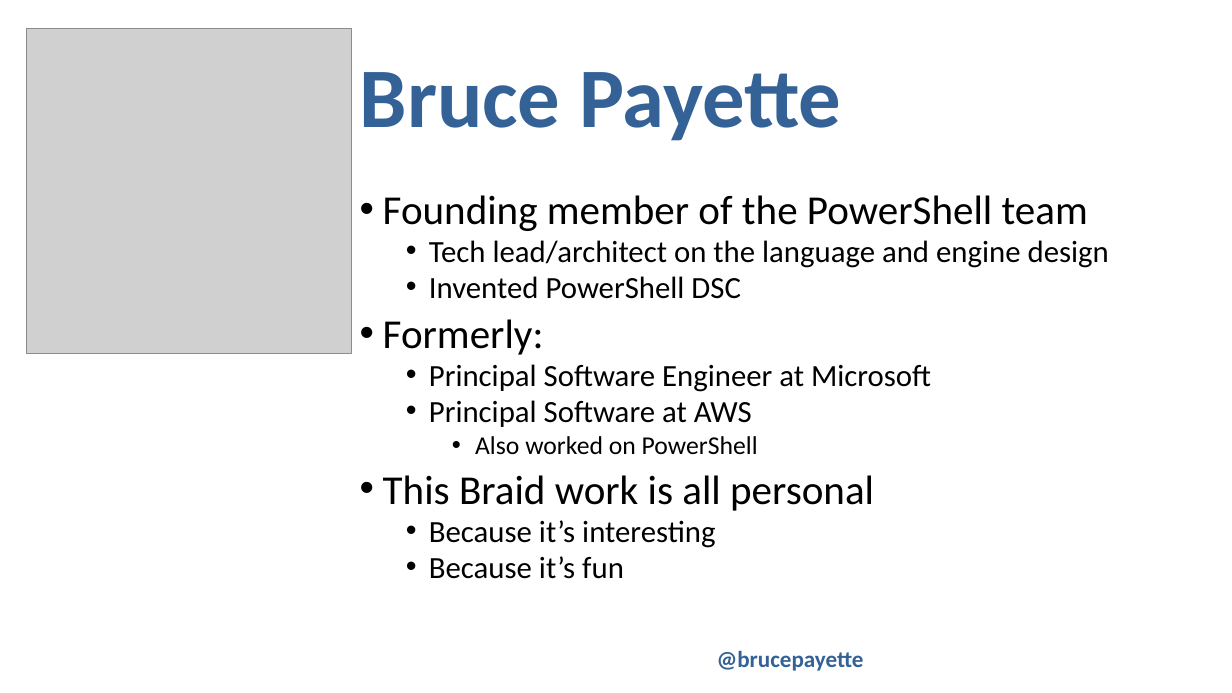
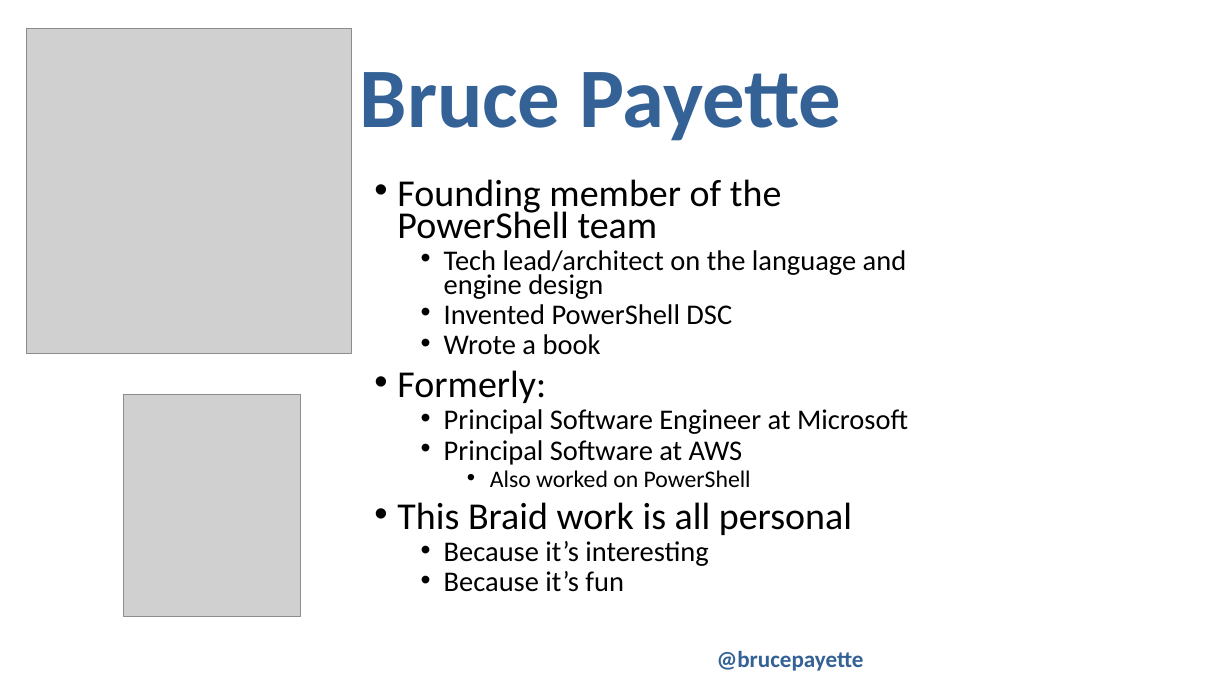
Before and after one commit to BrucePay/BraidLang, a slide deck: slide 3 of PSCONFEU23_payette_braid.pptx. Drawn at 1232x693 pixels with LibreOffice and Linux fonts; fonts in the diff are those of the drawing; grey boxes stand for pictures; background and template pictures are left out. Boxes give left, top, right and bottom in pixels: in the first picture for what was removed or moved away, otherwise in the second. Text is boxed around its words. In the diff, an @@ line names an element or a change of style, - is before the commit and + after.

```diff
--- a/PSCONFEU23_payette_braid.pptx
+++ b/PSCONFEU23_payette_braid.pptx
@@ text "Founding member of the PowerShell ...": place and size @@
-text "Founding member of the PowerShell ..." at (383, 195, 1109, 579)
+text "Founding member of the PowerShell ..." at (397, 179, 908, 592)
@@ text at (397, 179, 908, 592): size 32 to 29.6 pt in "Founding member of the PowerShell team", "Formerly:", "This Braid work is all personal"; size 24 to 22.2 pt in "Tech lead/architect on the language and engine ...", "Invented PowerShell DSC", "Principal Software Engineer at Microsoft", "Principal Software at AWS" and 2 more places; size 20 to 18.5 pt in "Also worked on PowerShell"; line spacing 0.8 to 0.7 @@
@@ text at (444, 334, 601, 355): paragraph added @@
+  • Wrote a book
@@ picture added at (124, 395, 301, 616) @@
```
Also in this commit, not shown: 3 other slides changed.
